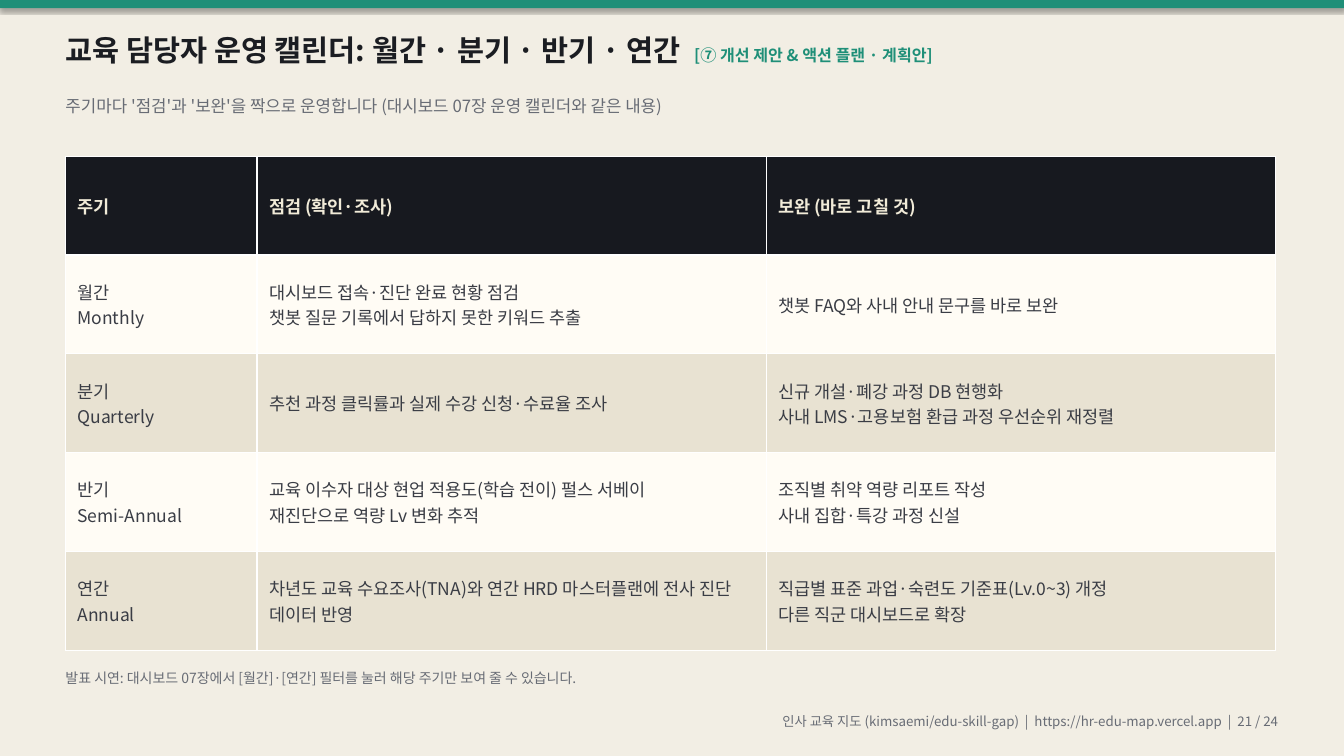
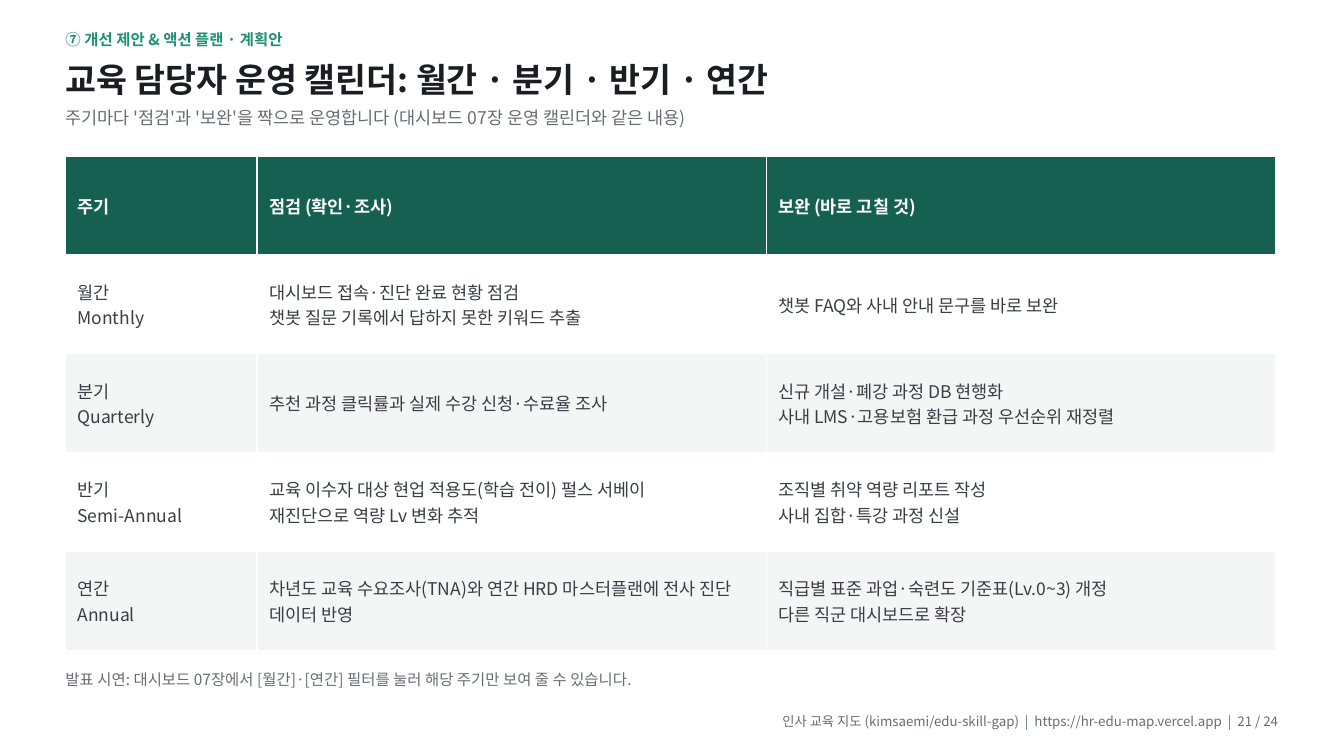
Before and after one commit to kimsaemi/edu-skill-gap, a slide deck: slide 21 of presentation/HR_교육지도_발표.pptx. Drawn at 1344x756 pixels with LibreOffice and Linux fonts; fonts in the diff are those of the drawing. Boxes give left, top, right and bottom in pixels: in the first picture for what was removed or moved away, otherwise in the second. Text is boxed around its words. In the diff, an @@ line names an element or a change of style, - is before the commit and + after.

```diff
--- a/presentation/HR_교육지도_발표.pptx
+++ b/presentation/HR_교육지도_발표.pptx
@@ rectangle at (0,0,1344,756): fill #F2EEE4 to #FFFFFF @@
@@ rectangle removed at (0,0,1344,8) @@
@@ text added at (65,32,283,47), 11 pt, text #1F8F78, bold @@
+⑦ 개선 제안 & 액션 플랜 · 계획안
@@ text at (65,64,769,95): text changed; size 21 to 24 pt @@
-교육 담당자 운영 캘린더: 월간 · 분기 · 반기 · 연간 [⑦ 개선 제안 & 액션 플랜 · 계획안]
+교육 담당자 운영 캘린더: 월간 · 분기 · 반기 · 연간
@@ text "주기마다 '점검'과 '보완'을 짝으로 운영합니다 ...": place and size @@
-text "주기마다 '점검'과 '보완'을 짝으로 운영합니다 ..." at (65,98,662,115)
+text "주기마다 '점검'과 '보완'을 짝으로 운영합니다 ..." at (65,109,686,127)
@@ text "주기마다 '점검'과 '보완'을 짝으로 운영합니다 ..." at (65,109,686,127): size 12 to 12.5 pt @@
@@ table at (66,156,1275,650) @@
@@ fill #17191F to #166052 in row 1 @@
@@ fill #FFFCF5 to #FFFFFF in 6 cells @@
@@ fill #E8E2D2 to #F3F6F5 in 6 cells @@
@@ text colour #F1EBD8 to #FFFFFF in "주기", "점검 (확인·조사)", "보완 (바로 고칠 것)" @@
@@ text "발표 시연: 대시보드 07장에서 [월간]·[연간] ..." at (65,672,631,688): size 10 to 11 pt @@
```
Also in this commit, not shown: 22 other slides changed, 4 other files.
